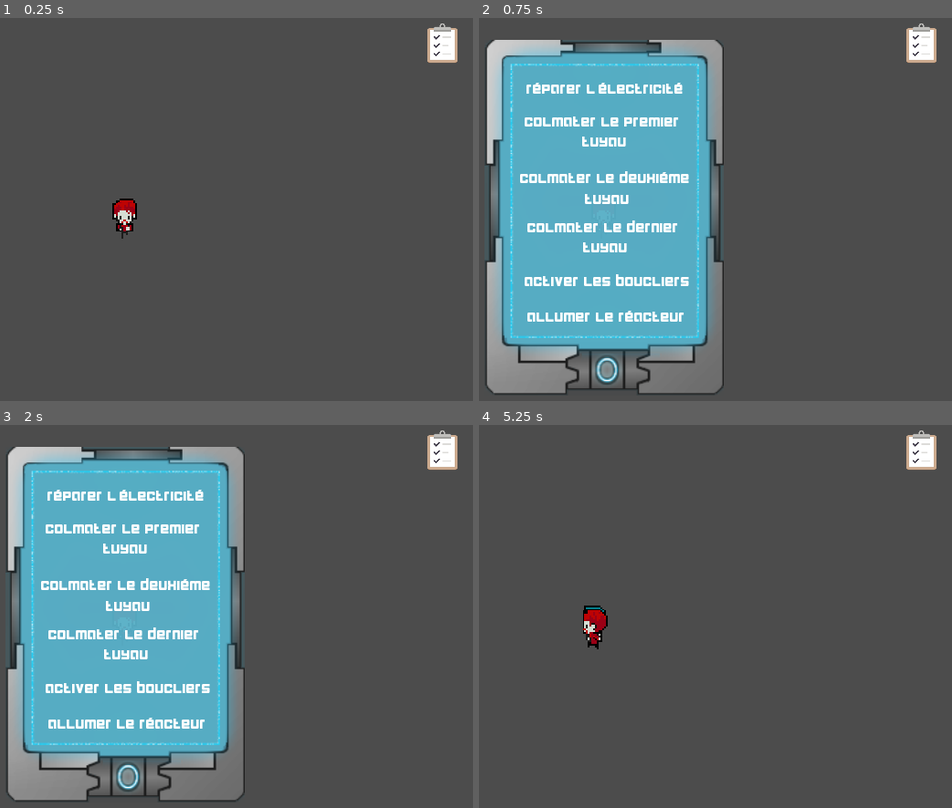
Above: before the commit, frames 1-4 (two rows, left to right).
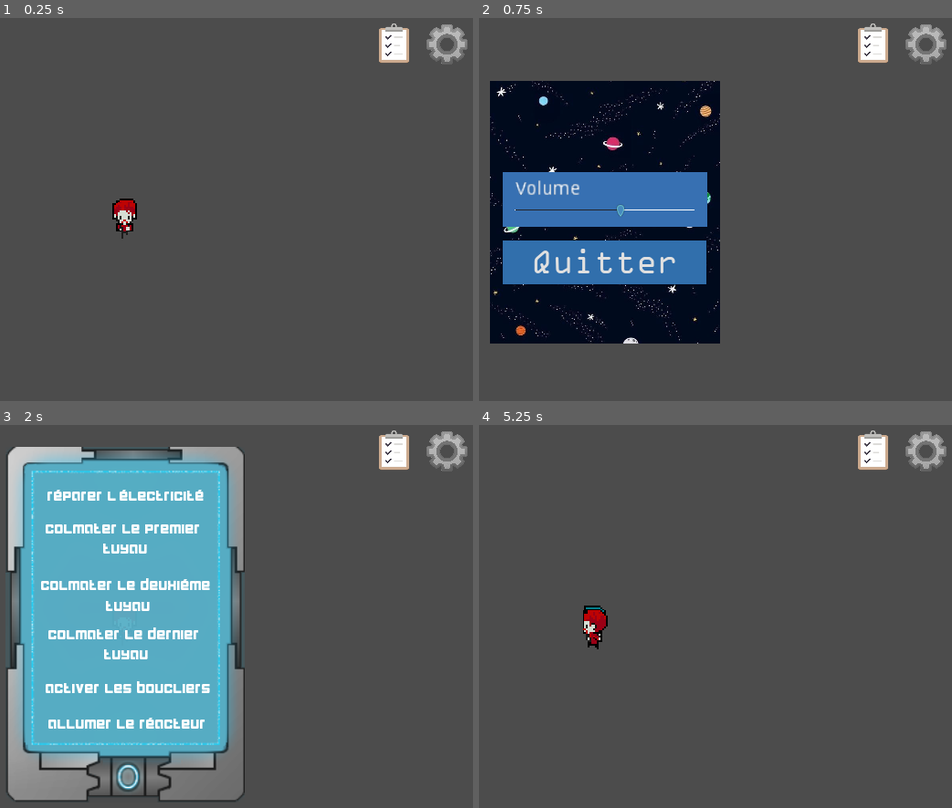
Above: after the commit, the same moments.

Repository: Savro01/Splitted
Game: Godot game, scene res://Scenes/Player/Player.tscn
The game is run twice, just before and just after one commit, with the same random seed, the same clock (stepped at 60 frames per second) and the same inputs. This scene is started directly instead of the project's main scene.
Inputs (mouse positions are in pixels of both pictures, inside the frame that each line leads up to; where the layout moved, square brackets give the same spot in the first picture):
- Up to frame 1 (0.25 s): no input
- Up to frame 2 (0.75 s): click (923, 44) at 0.52 s
- Up to frame 3 (2 s): click (392, 451) [439, 451] at 1.25 s
- Up to frame 4 (5.25 s): tap Enter at 2, 3.5, 5 s; move the mouse to (762, 605) at 2.02 s; hold D (move_right) 2.03-2.75 s; click (762, 605) at 2.1 s; tap Space at 2.75, 4.25 s; drag from (outside the picture) to (568, 708) at 2.77 s; move the mouse to (677, 532) at 3.52 s; hold D (move_right) 3.53-4.25 s; click (677, 532) at 3.6 s; drag from (568, 708) to (outside the picture) at 4.27 s; move the mouse to (824, 689) at 5.02 s; hold Left (move_left) from 5.03 s (still down); click (824, 689) at 5.1 s

The runs differ from the first frame. In frame 1, 1.3% of the frame differs, in the area x 80-99%, y 1-12%; in frame 2, 46%, in the area x 1-99%, y 1-99%; in frame 3, 1.3%; in frame 4, 1.3%.

Commit message:
adding music & fixing file transfert

Diff:
--- a/Scenes/Map/Game.gd
+++ b/Scenes/Map/Game.gd
@@ -38,6 +38,8 @@
 		else:
 			player.get_node("BodyCommandant").visible = false
 			get_node("Vaisseau/Player").add_child(player)
+		$AudioStreamPlayer.play(2)
+
 
 func _on_Cockpit_change_code_porte():
 	rng.randomize()
@@ -91,7 +93,7 @@
 		$Vaisseau.popupColorPicker(tab, colorGenere)
 
 remote func set_tab_colorPick(tab):
-	if(!codeGenere):
+	if(!colorGenere):
 		colorPick = tab
 		rpc("setOrder")
 		colorGenere = true
--- a/Scenes/Map/Game.tscn
+++ b/Scenes/Map/Game.tscn
@@ -1,8 +1,9 @@
-[gd_scene load_steps=4 format=2]
+[gd_scene load_steps=5 format=2]
 
 [ext_resource path="res://Scenes/Map/Cockpit.tscn" type="PackedScene" id=1]
 [ext_resource path="res://Scenes/Map/Vaisseau.tscn" type="PackedScene" id=2]
 [ext_resource path="res://Scenes/Map/Game.gd" type="Script" id=3]
+[ext_resource path="res://Music/amibent.mp3" type="AudioStream" id=4]
 
 [node name="Game" type="Node2D"]
 script = ExtResource( 3 )
@@ -13,6 +14,9 @@
 [node name="Cockpit" parent="." instance=ExtResource( 1 )]
 position = Vector2( 3956.85, -847.256 )
 
+[node name="AudioStreamPlayer" type="AudioStreamPlayer" parent="."]
+stream = ExtResource( 4 )
+
 [connection signal="button_elec_pressed" from="Vaisseau" to="." method="_on_Vaisseau_button_elec_pressed"]
 [connection signal="button_elec_unpressed" from="Vaisseau" to="." method="_on_Vaisseau_button_elec_unpressed"]
 [connection signal="electricite_changed" from="Vaisseau" to="." method="_on_Vaisseau_electricite_changed"]
--- a/Scenes/Player/Player.gd
+++ b/Scenes/Player/Player.gd
@@ -119,3 +119,15 @@
 #	var v = get_global_position() - $PopupInstructionCom.get_rect().size/2
 #	$PopupInstructionCom.set_global_position(v)
 	$CanvasLayer/PopupInstructionCom.popup()
+
+
+func _on_Params_pressed():
+	$CanvasLayer/PopupParams.popup()
+
+
+func _on_Quitter_pressed():
+	get_tree().quit()
+
+
+func _on_HSlider_value_changed(value):
+	AudioServer.set_bus_volume_db(AudioServer.get_bus_index("Master"), value)
--- a/Scenes/Player/Player.tscn
+++ b/Scenes/Player/Player.tscn
@@ -1,12 +1,18 @@
-[gd_scene load_steps=39 format=2]
+[gd_scene load_steps=50 format=2]
 
 [ext_resource path="res://Assets/Personnage/electricien.png" type="Texture" id=1]
 [ext_resource path="res://Scenes/Player/Player.gd" type="Script" id=2]
 [ext_resource path="res://Assets/Personnage/commandant.png" type="Texture" id=3]
 [ext_resource path="res://Scenes/HUD/MobileJoystick.tscn" type="PackedScene" id=4]
+[ext_resource path="res://Assets/Images/params.png" type="Texture" id=5]
 [ext_resource path="res://Assets/Images/task.png" type="Texture" id=6]
 [ext_resource path="res://Assets/Font/Computer-z2aL.ttf" type="DynamicFontData" id=7]
 [ext_resource path="res://Assets/Images/popuptask.png" type="Texture" id=8]
+[ext_resource path="res://Assets/Buttons/btn_pressed.png" type="Texture" id=9]
+[ext_resource path="res://Assets/Buttons/btn.png" type="Texture" id=10]
+[ext_resource path="res://Assets/Buttons/btn_hover.png" type="Texture" id=11]
+[ext_resource path="res://Assets/Menu/fonts/OCRAEXT.TTF" type="DynamicFontData" id=12]
+[ext_resource path="res://Assets/Images/back.jpg" type="Texture" id=13]
 
 [sub_resource type="AtlasTexture" id=1]
 atlas = ExtResource( 1 )
@@ -159,6 +165,25 @@
 [sub_resource type="DynamicFont" id=31]
 size = 20
 font_data = ExtResource( 7 )
+
+[sub_resource type="StyleBoxLine" id=32]
+color = Color( 1, 1, 1, 1 )
+
+[sub_resource type="StyleBoxTexture" id=33]
+texture = ExtResource( 11 )
+region_rect = Rect2( 0, 0, 601, 83 )
+
+[sub_resource type="StyleBoxTexture" id=34]
+texture = ExtResource( 9 )
+region_rect = Rect2( 0, 0, 602, 83 )
+
+[sub_resource type="StyleBoxTexture" id=35]
+texture = ExtResource( 10 )
+region_rect = Rect2( 0, 0, 612, 83 )
+
+[sub_resource type="DynamicFont" id=36]
+size = 39
+font_data = ExtResource( 12 )
 
 [node name="Player" type="KinematicBody2D"]
 script = ExtResource( 2 )
@@ -342,9 +367,9 @@
 [node name="Taches" type="TextureButton" parent="CanvasLayer"]
 anchor_left = 1.0
 anchor_right = 1.0
-margin_left = -78.1287
+margin_left = -132.129
 margin_top = 20.9763
-margin_right = 113.871
+margin_right = 59.8713
 margin_bottom = 212.977
 rect_scale = Vector2( 0.26, 0.26 )
 texture_normal = ExtResource( 6 )
@@ -352,7 +377,101 @@
 "_edit_use_anchors_": false
 }
 
+[node name="PopupParams" type="Popup" parent="CanvasLayer"]
+visible = true
+anchor_left = 0.5
+anchor_top = 0.5
+anchor_right = 0.5
+anchor_bottom = 0.5
+margin_left = -134.5
+margin_top = -200.0
+margin_right = 134.5
+margin_bottom = 200.0
+__meta__ = {
+"_edit_use_anchors_": false
+}
+
+[node name="TextureRect" type="TextureRect" parent="CanvasLayer/PopupParams"]
+margin_left = 5.75256
+margin_top = 45.912
+margin_right = 581.753
+margin_bottom = 702.912
+rect_scale = Vector2( 0.45, 0.45 )
+texture = ExtResource( 13 )
+__meta__ = {
+"_edit_use_anchors_": false
+}
+
+[node name="ColorRect" type="ColorRect" parent="CanvasLayer/PopupParams"]
+margin_left = 21.0
+margin_top = 149.0
+margin_right = 250.0
+margin_bottom = 210.0
+color = Color( 0.219608, 0.443137, 0.701961, 1 )
+__meta__ = {
+"_edit_use_anchors_": false
+}
+
+[node name="HSlider" type="HSlider" parent="CanvasLayer/PopupParams"]
+margin_left = 35.4915
+margin_top = 183.873
+margin_right = 235.492
+margin_bottom = 199.873
+custom_styles/slider = SubResource( 32 )
+min_value = -50.0
+max_value = 0.0
+value = -20.0
+__meta__ = {
+"_edit_use_anchors_": false
+}
+
+[node name="Quitter" type="Button" parent="CanvasLayer/PopupParams"]
+anchor_left = 0.5
+anchor_top = 0.5
+anchor_right = 0.5
+anchor_bottom = 0.5
+margin_left = -113.251
+margin_top = 25.5
+margin_right = 114.749
+margin_bottom = 74.5
+size_flags_vertical = 3
+custom_styles/hover = SubResource( 33 )
+custom_styles/pressed = SubResource( 34 )
+custom_styles/normal = SubResource( 35 )
+custom_fonts/font = SubResource( 36 )
+text = "Quitter"
+__meta__ = {
+"_edit_use_anchors_": false
+}
+
+[node name="Label" type="Label" parent="CanvasLayer/PopupParams"]
+margin_left = 35.0
+margin_top = 158.0
+margin_right = 169.0
+margin_bottom = 172.0
+rect_scale = Vector2( 1.5, 1.5 )
+text = "Volume"
+__meta__ = {
+"_edit_use_anchors_": false
+}
+
+[node name="Params" type="TextureButton" parent="CanvasLayer"]
+anchor_left = 1.0
+anchor_right = 1.0
+margin_left = -72.6304
+margin_top = 20.2271
+margin_right = 1847.37
+margin_bottom = 1940.23
+rect_scale = Vector2( 0.026, 0.026 )
+texture_normal = ExtResource( 5 )
+__meta__ = {
+"_edit_use_anchors_": false
+}
+
 [node name="Joystick" parent="." instance=ExtResource( 4 )]
 
 [connection signal="pressed" from="CanvasLayer/Taches" to="." method="_on_Taches_pressed"]
+[connection signal="value_changed" from="CanvasLayer/PopupParams/HSlider" to="." method="_on_HSlider_value_changed"]
+[connection signal="pressed" from="CanvasLayer/PopupParams/Quitter" to="." method="_on_Quitter_pressed"]
+[connection signal="pressed" from="CanvasLayer/Params" to="." method="_on_Params_pressed"]
 [connection signal="use_move_vector" from="Joystick" to="." method="_on_Joystick_use_move_vector"]
Binary file added: Assets/Images/back.jpg
Not shown, added: Assets/Images/back.jpg.import
Not shown, added: Music/amibent.mp3.import
Not shown, added: Music/amibent.mp3
